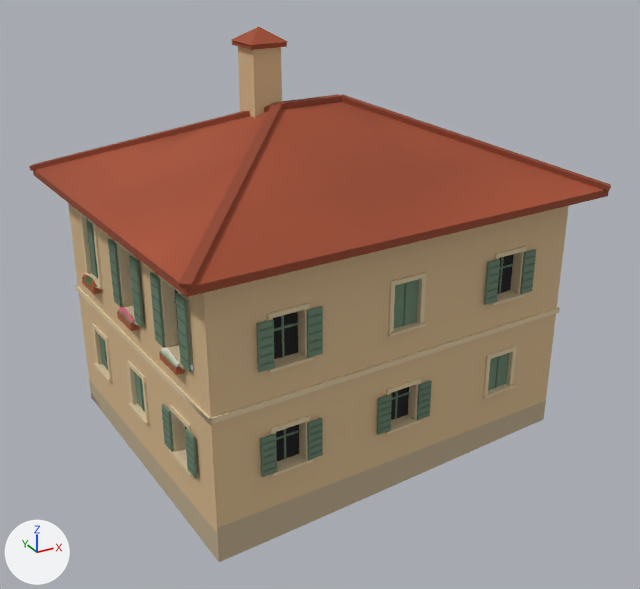
The glTF model games/yorimichi/assets/belmonte/meshes/SM_BM_BVV_Farm_Cascine.glb as it was, and as the next commit left it.
Rendered twice from a 50 mm camera at (-11.32, -21.15, 13.94) aimed at (-0.07, -0.69, 3.71). The lights are fixed; the arrows at lower left show +X, +Y and +Z. The older version comes first. Vertices at exactly the same position are counted once.

The first picture shows 'SM_BM_BVV_Farm_Cascine'.
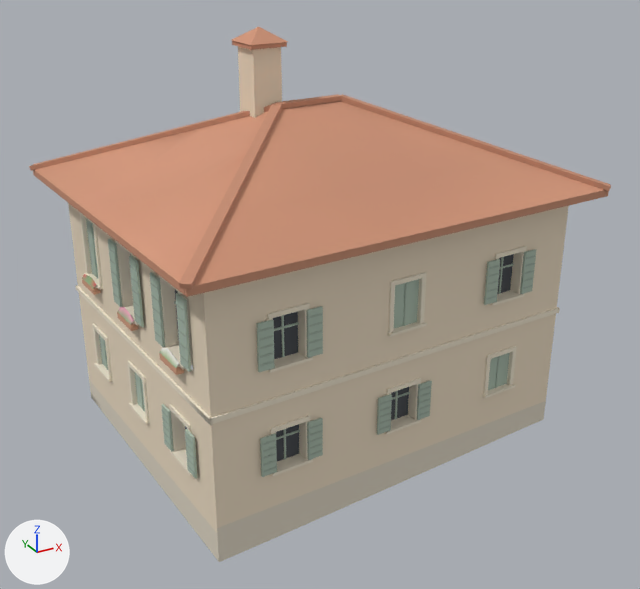
Diff of the bpy script that builds the scene:
```diff
--- a/games/yorimichi/assets/belmonte/meshes/SM_BM_BVV_Farm_Cascine.glb.py
+++ b/games/yorimichi/assets/belmonte/meshes/SM_BM_BVV_Farm_Cascine.glb.py
@@ me_sm_bvv_farm_cascine @@
 me_sm_bvv_farm_cascine.from_pydata(...)  # 4371 vertices, 5444 faces; spans x -6.65..6.65, y -5.73..5.73, z -0.73..11.07
 # used by ob_sm_bm_bvv_farm_cascine; location = (0.0, 0.0, 0.0)
+# me_sm_bvv_farm_cascine part 1: 3058 faces centred in x -6.58..6.58, y -5.65..5.65, z -0.62..10.83 are repainted in the vertex colours; the middle colour goes from beige #d8b98d to beige #edddc4
+# me_sm_bvv_farm_cascine part 2: 2386 faces centred in x -6.01..6.01, y -5.08..5.08, z -0.01..9.12 are repainted in the vertex colours; the middle colour goes from beige #d7b98d to beige #edddc4
 me_sm_bvv_farm_cascine.materials.append(mat_bm_000_m_stone_061)
```

Changed parts and their boxes (x1, y1, x2, y2) in the pictures (640 x 589 px):
part 1 of me_sm_bvv_farm_cascine, recoloured (lighter): (29, 27, 611, 562) in both
part 2 of me_sm_bvv_farm_cascine, recoloured: (76, 95, 559, 479) in both
